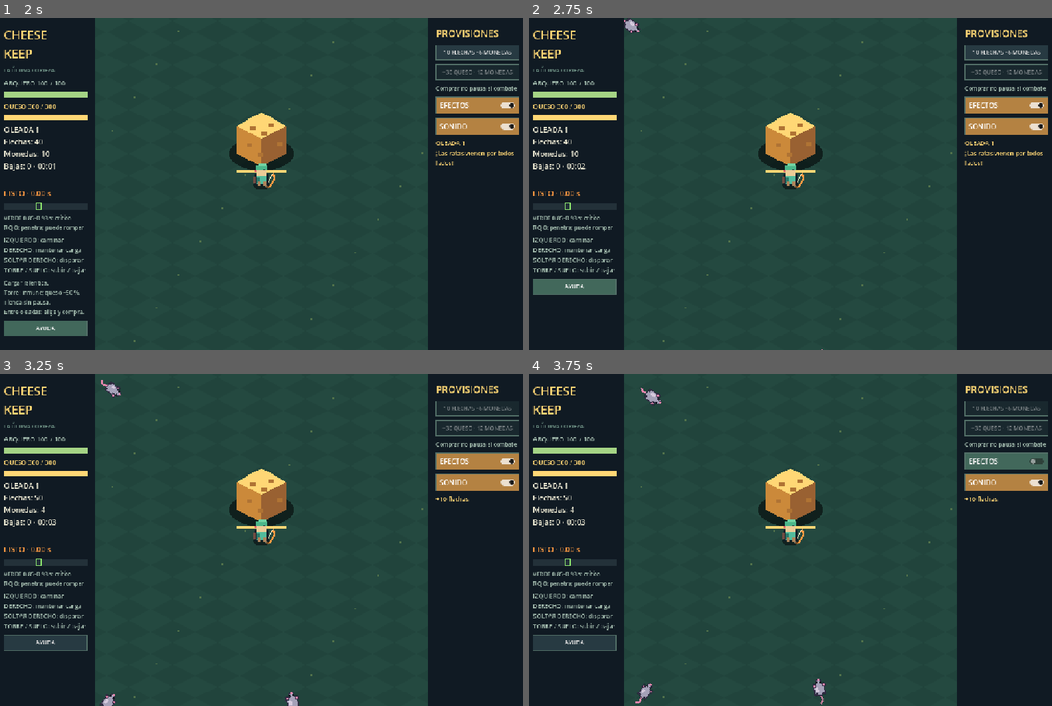
Above: before the commit, frames 1-4 (two rows, left to right).
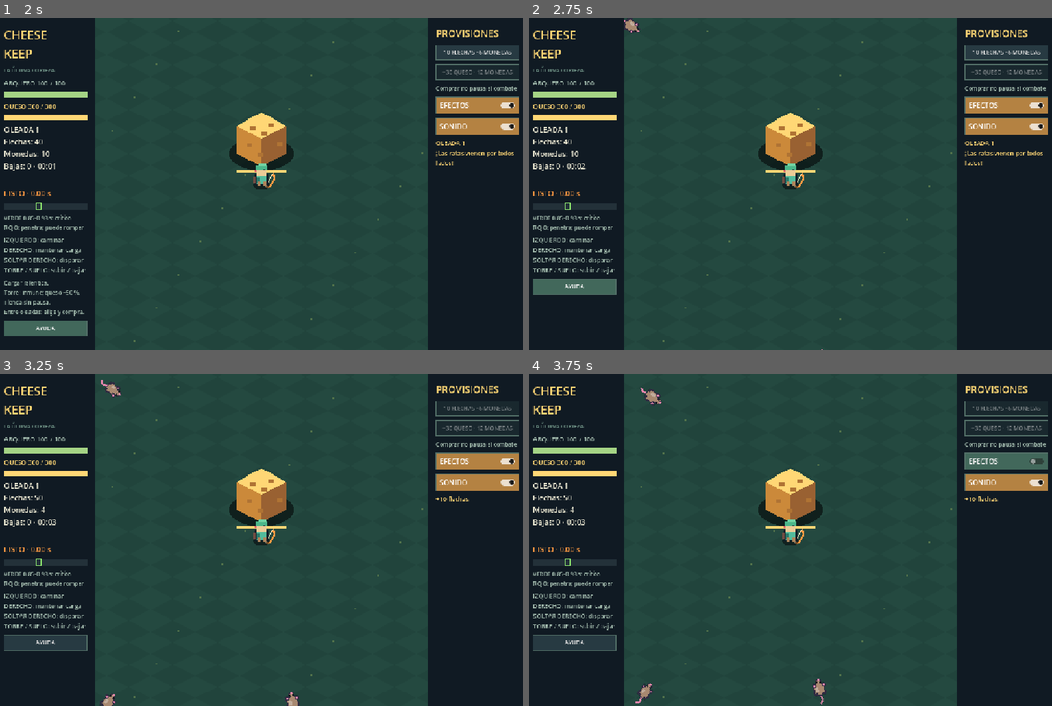
Above: after the commit, the same moments.

Repository: ReXray05/cheesekeep
Game: Godot game, scene res://scenes/game/game.tscn
Same seed, same stepped clock (60 frames per second), same inputs: the game is played once before the commit and once after it.
Inputs:
- Up to frame 1 (2 s): click "EMPEZAR OLEADA" at 0.5 s; click "AYUDA" at 1.25 s
- Up to frame 2 (2.75 s): click "AYUDA" at 2 s
- Up to frame 3 (3.25 s): click "10 FLECHAS · 6 MONEDAS" at 2.75 s
- Up to frame 4 (3.75 s): click "EFECTOS" at 3.5 s

Frame 1 is identical in both runs. In frame 2, less than 0.1% of the frame differs, in the area x 18-21%, y 0-5%; in frame 3, 0.1%; in frame 4, 0.2%, in the area x 20-57%, y 4-98%.

Commit message:
Add data driven rat roles with telegraphed charges and boss summons

Diff:
--- /dev/null
+++ b/data/enemies.json
@@ -0,0 +1,7 @@
+{
+  "basic": {"hp":30,"speed":29,"radius":9,"reward":3,"player_damage":10,"tower_damage":5,"attack_cooldown":0.9,"chase_radius":80,"color":"a88870"},
+  "runner": {"hp":18,"speed":55,"radius":7,"reward":4,"chase_radius":100,"color":"9ad4ba"},
+  "shield": {"hp":45,"speed":22,"radius":10,"reward":6,"armor":true,"color":"647080"},
+  "tank": {"hp":95,"speed":18,"radius":13,"reward":10,"color":"ba655d","charge_interval":4,"windup":0.55,"dash_speed":110,"dash_duration":0.4,"dash_tower":14,"dash_player":20},
+  "boss": {"hp":300,"speed":15,"radius":20,"armor":true,"reward":35,"player_damage":25,"tower_damage":18,"color":"a77ac1","charge_interval":4,"windup":1,"dash_speed":85,"dash_duration":0.65,"dash_tower":18,"dash_player":25,"summon_interval":6}
+}
--- a/scripts/enemies/enemy_controller.gd
+++ b/scripts/enemies/enemy_controller.gd
@@ -3,6 +3,7 @@
 
 signal attack(target: String, amount: float)
 signal died(reward: int)
+signal summon_requested(kind: String, at: Vector2)
 
 const VisualsScript = preload("res://scripts/enemies/enemy_visuals.gd")
 
@@ -20,6 +21,14 @@
 var move_direction: Vector2 = Vector2.ZERO
 var _attack_remaining: float = 0.0
 var _visuals: Node2D
+static var _registry: Dictionary = {}
+var settings: Dictionary = {}
+var windup_left: float = 0.0
+var dash_left: float = 0.0
+var dash_direction: Vector2 = Vector2.RIGHT
+var _charge_remaining: float = 4.0
+var _summon_remaining: float = 6.0
+var _dash_hit: bool = false
 
 func _ready() -> void:
 	_visuals = get_node_or_null("EnemyVisuals") as Node2D
@@ -29,19 +38,28 @@
 		add_child(_visuals)
 	_visuals.set("controller", self)
 
-func configure(_enemy_kind: String, _wave: int = 1) -> void:
-	# The core gate uses only the basic rat; variants are added later.
-	kind = "basic"
-	max_hp = 30.0
+func configure(enemy_kind: String, _wave: int = 1) -> void:
+	if _registry.is_empty():
+		var parsed: Variant = JSON.parse_string(FileAccess.get_file_as_string("res://data/enemies.json"))
+		if parsed is Dictionary: _registry = parsed
+	kind = enemy_kind if _registry.has(enemy_kind) else "basic"
+	settings = Dictionary(_registry.get("basic", {})).duplicate(true)
+	settings.merge(_registry.get(kind, {}), true)
+	max_hp = float(settings.get("hp", 30))
 	hp = max_hp
-	armor = false
+	armor = bool(settings.get("armor", false))
 	dead = false
-	radius = 9.0
-	speed = 29.0
-	player_damage = 10.0
-	tower_damage = 5.0
-	attack_cooldown = 0.9
-	reward = 3
+	radius = float(settings.get("radius", 9))
+	speed = float(settings.get("speed", 29))
+	player_damage = float(settings.get("player_damage", 10))
+	tower_damage = float(settings.get("tower_damage", 5))
+	attack_cooldown = float(settings.get("attack_cooldown", 0.9))
+	reward = int(settings.get("reward", 3))
+	windup_left = 0.0
+	dash_left = 0.0
+	_charge_remaining = float(settings.get("charge_interval", 4))
+	_summon_remaining = float(settings.get("summon_interval", 6))
+	_dash_hit = false
 	_attack_remaining = 0.0
 	move_direction = Vector2.ZERO
 	visible = true
@@ -50,17 +68,52 @@
 	if dead:
 		return
 	_attack_remaining = maxf(0.0, _attack_remaining - delta)
+	if settings.has("summon_interval"):
+		_summon_remaining -= delta
+		if _summon_remaining <= 0.0:
+			_summon_remaining = float(settings["summon_interval"])
+			for side in [-1, 1]: summon_requested.emit("runner", global_position + Vector2(0, side * (radius + 10)))
 	var target: String = "tower"
 	var destination: Vector2 = tower_pos
-	var stop_distance: float = 38.0
+	var stop_distance: float = radius + 29.0
 	var amount: float = tower_damage
-	if player_alive and not mounted and global_position.distance_to(player_pos) < 80.0:
+	if player_alive and not mounted and global_position.distance_to(player_pos) < float(settings.get("chase_radius", 80)):
 		target = "player"
 		destination = player_pos
-		stop_distance = 14.0
+		stop_distance = radius + 5.0
 		amount = player_damage
 	var offset: Vector2 = destination - global_position
 	var distance: float = offset.length()
+	if windup_left > 0.0:
+		move_direction = dash_direction
+		windup_left = maxf(0.0, windup_left - delta)
+		if windup_left == 0.0: dash_left = float(settings.get("dash_duration", 0.4))
+		return
+	if dash_left > 0.0:
+		var start: Vector2 = global_position
+		global_position += dash_direction * float(settings.get("dash_speed", 110)) * minf(delta, dash_left)
+		dash_left = maxf(0.0, dash_left - delta)
+		move_direction = dash_direction
+		if not _dash_hit:
+			var contact: Vector2 = Geometry2D.get_closest_point_to_segment(tower_pos, start, global_position)
+			if contact.distance_to(tower_pos) < radius + 29.0:
+				_dash_hit = true
+				attack.emit("tower", float(settings.get("dash_tower", tower_damage)))
+			elif player_alive and not mounted:
+				contact = Geometry2D.get_closest_point_to_segment(player_pos, start, global_position)
+				if contact.distance_to(player_pos) < radius + 5.0:
+					_dash_hit = true
+					attack.emit("player", float(settings.get("dash_player", player_damage)))
+		if dash_left == 0.0: _attack_remaining = attack_cooldown
+		return
+	_charge_remaining = maxf(0, _charge_remaining - delta)
+	if settings.has("windup") and _charge_remaining <= 0.0 and distance >= 40.0 and distance <= 110.0:
+		windup_left = float(settings["windup"])
+		dash_direction = offset.normalized()
+		move_direction = dash_direction
+		_dash_hit = false
+		_charge_remaining = float(settings.get("charge_interval", 4))
+		return
 	move_direction = offset.normalized() if distance > 0.001 else Vector2.ZERO
 	if distance >= stop_distance:
 		# Never overshoot the contact boundary on a long frame.
--- a/scripts/enemies/enemy_visuals.gd
+++ b/scripts/enemies/enemy_visuals.gd
@@ -26,7 +26,8 @@
 			rotation = direction.angle()
 			_step += delta * 12.0
 	var squash: float = _squash_remaining / 0.18
-	scale = Vector2(1.0 + squash * 0.22, 1.0 - squash * 0.2)
+	var body_scale: float = float(controller.get("radius")) / 9.0 if is_instance_valid(controller) else 1.0
+	scale = Vector2(1.0 + squash * 0.22, 1.0 - squash * 0.2) * body_scale
 	position.y = sin(_step) * 0.5 if walking else 0.0
 	queue_redraw()
 
@@ -35,6 +36,15 @@
 	var body: Color = Color("a5a1b8")
 	var light: Color = Color("d6cadd")
 	var pink: Color = Color("e887ae")
+	var kind: String = str(controller.get("kind")) if is_instance_valid(controller) else "basic"
+	if is_instance_valid(controller):
+		var settings: Dictionary = controller.get("settings")
+		body = Color(str(settings.get("color", "a88870")))
+		light = body.lightened(0.3)
+		if float(controller.get("windup_left")) > 0:
+			var extent: float = float(settings.get("dash_speed", 110)) * float(settings.get("dash_duration", 0.4)) / maxf(0.1, float(controller.get("radius")) / 9.0)
+			draw_arc(Vector2.ZERO, 11, 0, TAU, 16, Color("ff575b"), 2)
+			draw_line(Vector2(12, 0), Vector2(extent, 0), Color("ff575b"), 2)
 	if _flash_remaining > 0.0:
 		body = Color("ffe8a5") if _critical else Color.WHITE
 		if _blocked:
@@ -57,5 +67,19 @@
 	draw_rect(Rect2(9, -1, 2, 2), pink)
 	draw_rect(Rect2(6, -3, 2, 2), Color("151421"))
 	draw_rect(Rect2(6, 1, 2, 2), Color("151421"))
+	# Silhouette markers remain visible independently of palette.
+	draw_rect(Rect2(-5, -7, 3, 2), outline)
+	draw_rect(Rect2(-5, 5, 3, 2), outline)
+	if kind == "runner":
+		draw_rect(Rect2(1, -5, 2, 10), Color("3bbca5"))
+		draw_rect(Rect2(-2, 3, 4, 2), Color("3bbca5"))
+	if kind == "tank":
+		draw_rect(Rect2(-4, -4, 5, 8), Color("843d3a"))
+		draw_rect(Rect2(-2, -3, 1, 6), Color("ebb576"))
+	if kind == "boss":
+		draw_rect(Rect2(-2, -5, 4, 10), Color("7b4c9d"))
+		draw_rect(Rect2(-2, -5, 3, 3), Color("ffd775"))
+		for y in [-5, -1, 3]: draw_rect(Rect2(-3, y, 3, 2), Color("ffd775"))
 	if is_instance_valid(controller) and bool(controller.get("armor")):
-		draw_rect(Rect2(-3, -5, 4, 10), Color("647998"))
+		draw_rect(Rect2(3, -6, 3, 12), Color("ffd775"))
+		draw_rect(Rect2(4, -5, 2, 10), Color("566b86"))
--- /dev/null
+++ b/tests/enemy_variants_tests.gd
@@ -0,0 +1,54 @@
+extends SceneTree
+
+var _summons: int = 0
+var _attacks: Array[float] = []
+var _deaths: int = 0
+
+func _initialize() -> void:
+	var script: Script = load("res://scripts/enemies/enemy_controller.gd")
+	var expected: Dictionary = {"basic": [30, 29, 9], "runner": [18, 55, 7], "shield": [45, 22, 10], "tank": [95, 18, 13], "boss": [300, 15, 20]}
+	for kind in expected:
+		var enemy = script.new()
+		root.add_child(enemy)
+		enemy.configure(kind, 5)
+		assert(enemy.kind == kind and enemy.hp == expected[kind][0] and enemy.speed == expected[kind][1] and enemy.radius == expected[kind][2])
+		assert(enemy.armor == (kind in ["shield", "boss"]))
+		enemy.free()
+	var shield = script.new()
+	root.add_child(shield)
+	shield.configure("shield")
+	assert(shield.take_hit(20, false).dealt == 5)
+	assert(shield.take_hit(20, true).broken and shield.hp == 20 and not shield.armor)
+	shield.died.connect(func(_reward: int): _deaths += 1)
+	shield.take_hit(100, true)
+	shield.take_hit(100, true)
+	assert(_deaths == 1)
+	shield.free()
+	var tank = script.new()
+	root.add_child(tank)
+	tank.configure("tank")
+	tank.attack.connect(func(_target: String, amount: float): _attacks.append(amount))
+	tank.set("_charge_remaining", 0.0)
+	tank.tick(0.01, Vector2(500, 0), Vector2(80, 0), false, false)
+	assert(tank.windup_left == 0.55 and tank.position == Vector2.ZERO)
+	tank.tick(0.6, Vector2(500, 0), Vector2(0, 80), false, false)
+	assert(tank.dash_direction == Vector2.RIGHT and tank.dash_left == 0.4)
+	tank.tick(0.4, Vector2(500, 0), Vector2(80, 0), false, false)
+	assert(tank.position.is_equal_approx(Vector2(44, 0)) and _attacks == [14.0])
+	tank.free()
+	var boss = script.new()
+	root.add_child(boss)
+	boss.configure("boss")
+	boss.summon_requested.connect(func(kind: String, at: Vector2):
+		assert(kind == "runner" and at.distance_to(boss.position) == 30)
+		_summons += 1)
+	boss.tick(6.0, Vector2(500, 0), Vector2(500, 0), false, false)
+	assert(_summons == 2)
+	boss.tick(0.1, Vector2(500, 0), Vector2(500, 0), false, false)
+	assert(_summons == 2)
+	boss.take_hit(1000, true)
+	boss.tick(10, Vector2.ZERO, Vector2.ZERO, true, false)
+	assert(_summons == 2)
+	boss.free()
+	print("PASS enemy variants: registry, roles, armor, unique death, telegraph/locked dash/contact, boss summons")
+	quit()
Not shown, added: docs/ENEMY_REVIEW.md
